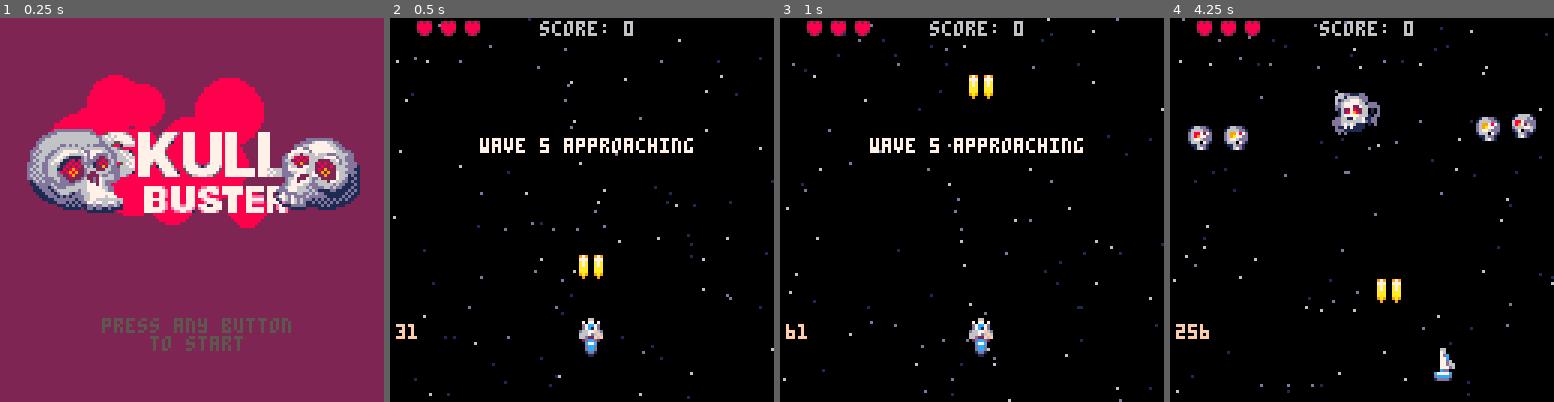
Above: before the commit, frames 1-4 (left to right).
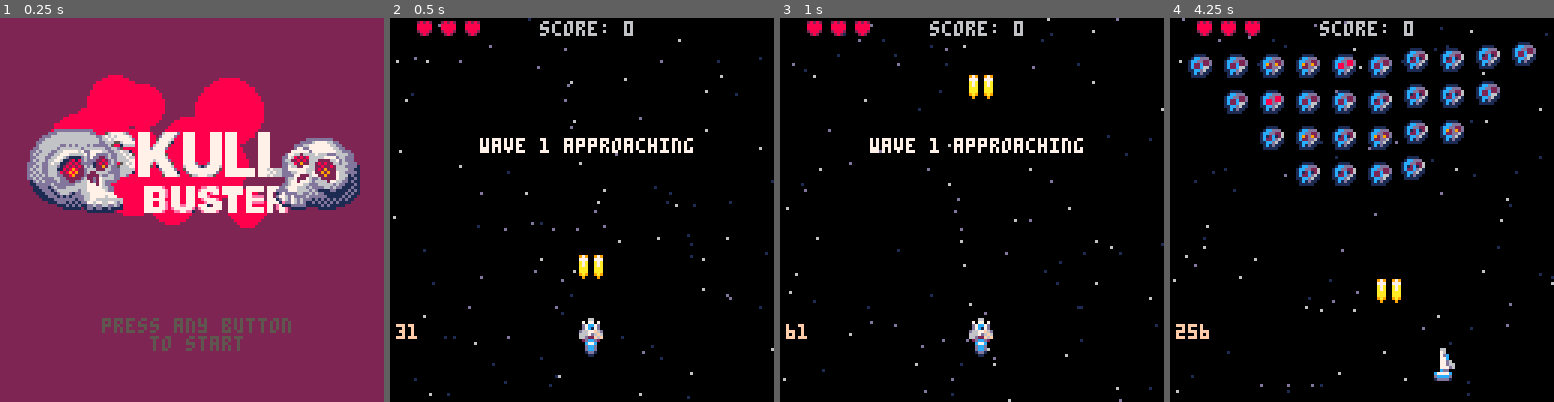
Above: after the commit, the same moments.

Repository: jimmac/pico-shed
Game: PICO-8 cartridge shmup.p8
Two runs of this game, one before a commit and one after it. Both use one fixed random seed, a clock stepped at 60 frames per second and the inputs below.
Inputs:
- Up to frame 1 (0.25 s): no input
- Up to frame 2 (0.5 s): tap X (X key) at 0.33 s
- Up to frame 3 (1 s): tap O (Z key) at 0.7 s
- Up to frame 4 (4.25 s): tap X (X key) at 1.07, 1.85, 2.97, 4.08 s; hold Right 1.6-2.1 s; tap O (Z key) every 0.4 s from 1.7 to 4.1 s; hold Up 2.15-2.42 s; hold Right 2.47-3.03 s; hold Left 3.08-3.58 s; hold Down 3.63-3.97 s; hold Right from 4.02 s (still down)

Frame 1 is identical in both runs. In frame 2, less than 0.1% of the frame differs, in the area x 39-42%, y 31-35%; in frame 3, less than 0.1%; in frame 4, 11%, in the area x 4-96%, y 6-44%.

Commit message:
bit of wave editing

Diff:
--- a/shmup.p8
+++ b/shmup.p8
@@ -57,7 +57,7 @@
 	mode="wavetext"
 	flash=0
 	firet=0
-	wave=4
+	wave=0
 	lastwave=6
 	nextwave()
 	wavet=160
@@ -751,8 +751,8 @@
 end
 
 function spawnwave()
-	--wave editor
 	if wave==1 then
+	 --simple
 		placen({
 			{1,1,1,1,1,1,1,1,1,1},
 			{0,1,1,1,1,1,1,1,1,0},
@@ -761,29 +761,32 @@
 		})
 		sfx(33)
 	elseif wave==2 then
+	 --some suiciders
 	 attackfreq=90
 		placen({
-			{1,1,1,0,2,2,0,1,1,1},
-			{1,1,1,0,2,2,0,1,1,1},
-			{1,1,1,0,2,2,0,1,1,1},
-			{1,1,1,0,2,2,0,1,1,1}
+			{2,2,1,1,2,2,1,1,2,2},
+			{2,2,1,1,2,2,1,1,2,2},
+			{2,2,1,1,2,2,1,1,2,2},
+			{2,2,2,2,2,2,2,2,2,2}
 		})
 		sfx(33)
 	elseif wave==3 then
+	 --some sideway attackers
 	 attackfreq=60
 		placen({
-			{0,3,3,3,0,0,0,3,3,0},
-			{3,4,4,4,3,3,4,4,4,3},
-			{3,4,4,4,3,3,4,4,4,3},
-			{0,3,3,3,0,0,3,3,3,0}
+			{3,1,1,1,0,0,1,1,1,3},
+			{3,3,4,4,0,0,4,4,3,3},
+			{3,3,4,4,0,0,4,4,3,3},
+			{3,3,1,1,0,0,1,1,3,3}
 		})
 		sfx(34)
 	elseif wave==4 then
+	 --skulls with aimers
 		placen({
 			{5,5,5,5,0,0,5,5,5,5},
 			{5,5,5,5,0,0,5,5,5,5},
-			{1,5,5,1,0,0,1,5,5,1},
-			{1,1,1,1,0,0,1,1,1,1}
+			{2,5,5,2,0,0,2,5,5,2},
+			{2,2,2,2,0,0,2,2,2,2}
 		})
 		sfx(34)
 	elseif wave==5 then --miniboss
@@ -870,14 +873,14 @@
 		myen.spy=.1
 		myen.spx=1
 		myen.ani={24,26,28}
-		myen.deathshake=2
+		myen.deathshake=0
 	elseif entype==5 then
 		--skull
 		myen.hp=4
 		myen.spy=.2
 		myen.spx=0
 		myen.ani={48,49,50,51}
-		myen.deathshake=1
+		myen.deathshake=.01
 	elseif entype==4 then
 		myen.hp=3
 		myen.spy=.5
